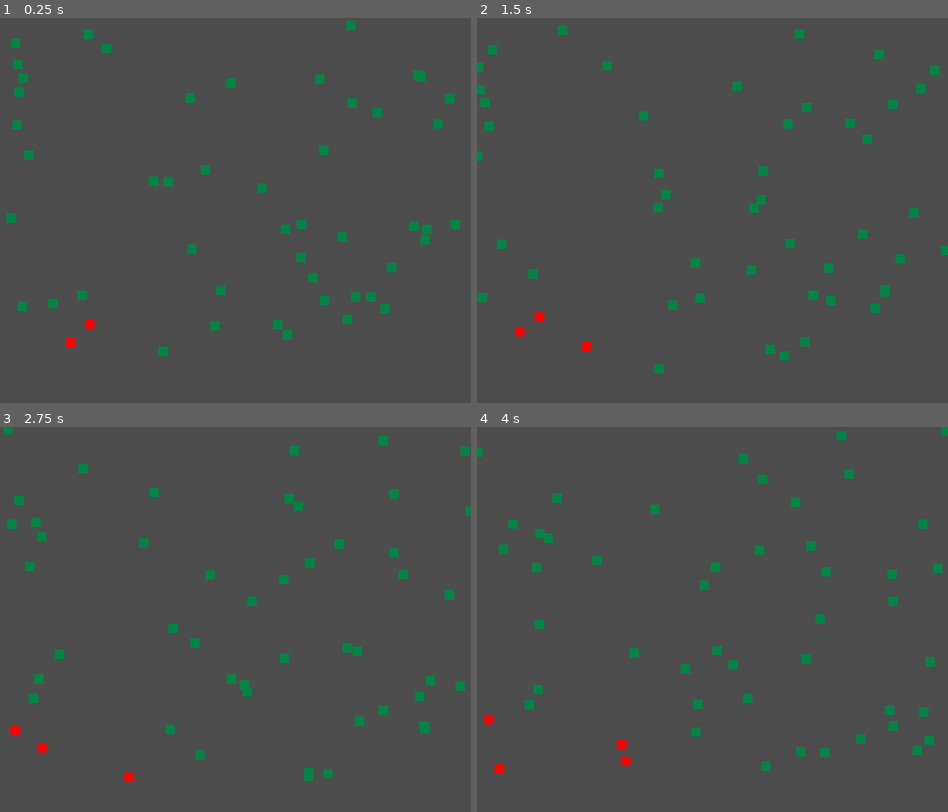
Above: before the commit, frames 1-4 (two rows, left to right).
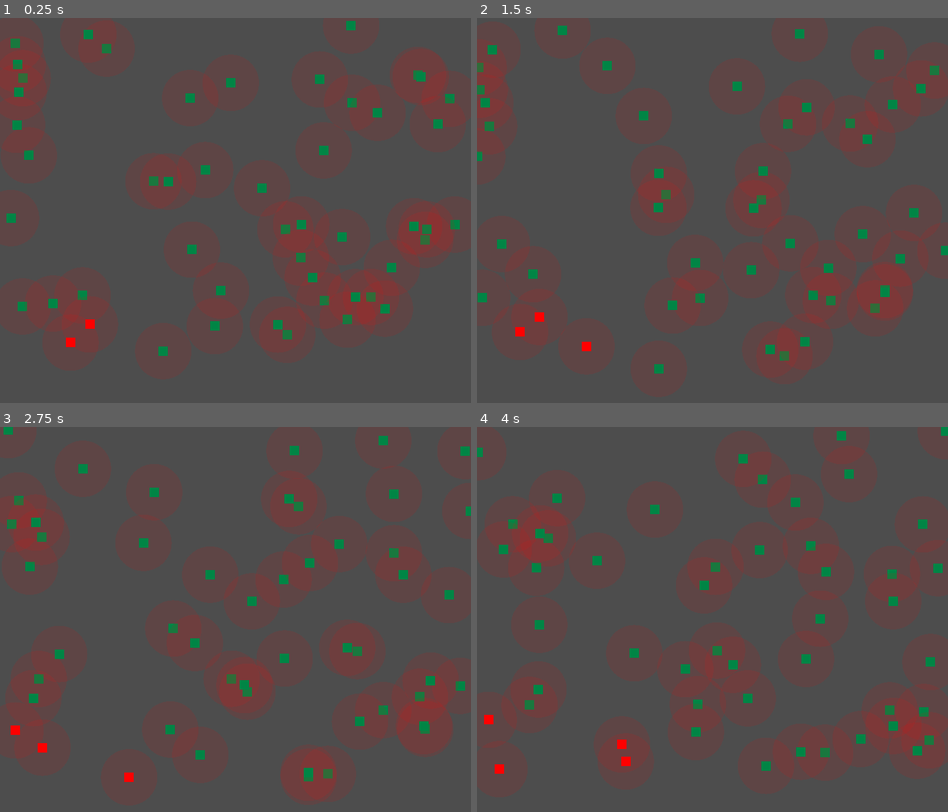
Above: after the commit, the same moments.

Repository: LeonardoMonteblanc/sir_simulator
Game: Godot game, scene res://scenes/main/Principal.tscn
Two runs of this game, one before a commit and one after it. Both use one fixed random seed, a clock stepped at 60 frames per second and the inputs below.
Inputs:
- Up to frame 1 (0.25 s): no input
- Up to frame 2 (1.5 s): no input
- Up to frame 3 (2.75 s): no input
- Up to frame 4 (4 s): no input

The runs differ from the first frame. In frame 1, 16% of the frame differs, in the area x 0-99%, y 0-88%; in frame 2, 13%; in frame 3, 14%; in frame 4, 13%.

Commit message:
feat(task-39): adiciona raio de contágio de 48 pixels

Diff:
--- a/scenes/agents/Agente.tscn
+++ b/scenes/agents/Agente.tscn
@@ -11,3 +11,5 @@
 offset_right = 8.0
 offset_bottom = 8.0
 color = Color(0, 0.52304745, 0.26955476, 1)
+
+[node name="RaioVisual" type="Node2D" parent="." unique_id=388343618]
--- a/scripts/agents/agente.gd
+++ b/scripts/agents/agente.gd
@@ -2,6 +2,7 @@
 class_name Agente
 
 @onready var sprite: ColorRect = $Visual
+@onready var raio_visual: Node2D = $RaioVisual
 
 const TAMANHO_AGENTE := 16.0
 
@@ -60,13 +61,22 @@
 		position.y = Constants.ALTURA_AREA
 		direcao.y *= -1
 
+# desenha o raio
+func _draw():
+	draw_circle(Vector2.ZERO, Constants.RAIO_CONTAGIO, Color(1,0,0,0.1))
+
+
 # Called when the node enters the scene tree for the first time.
 func _ready() -> void:
+	queue_redraw()
+
 	if direcao == Vector2.ZERO:
 		inicializar_direcao()
 
+	raio_visual.queue_redraw()
 
 # Called every frame. 'delta' is the elapsed time since the previous frame.
 func _process(delta: float) -> void:
+	queue_redraw()
 	position += direcao * velocidade * delta
 	detectar_bordas()
